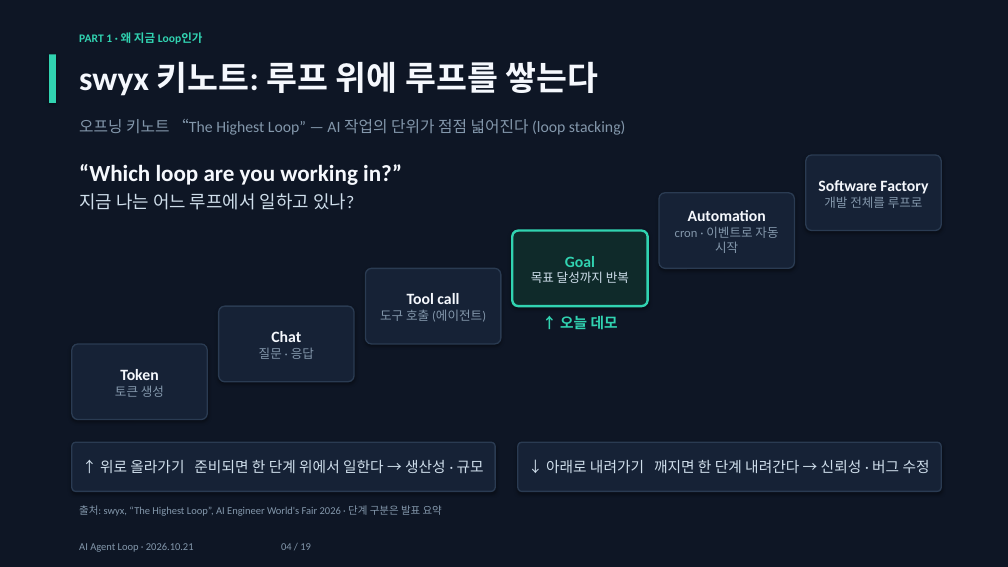
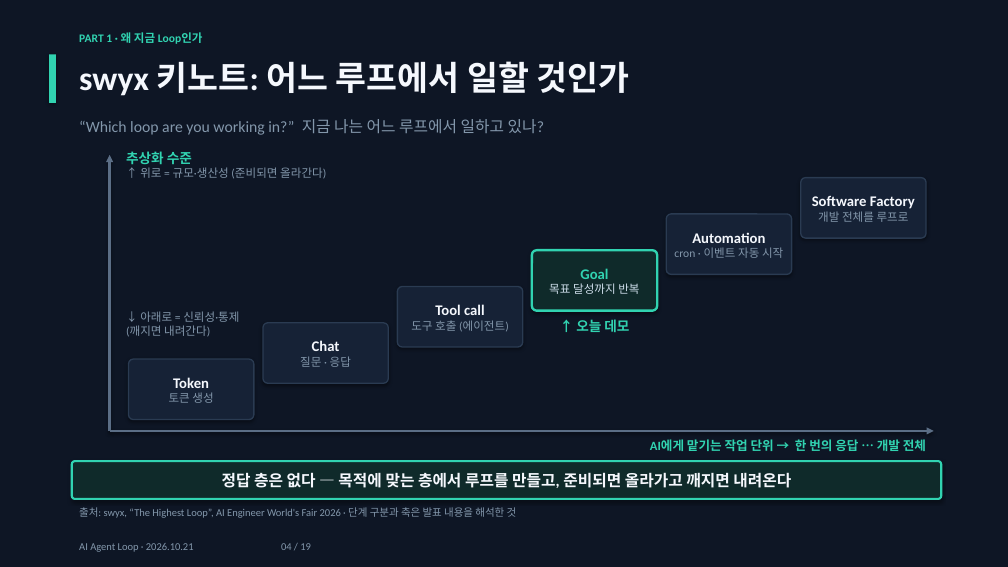
Before and after one commit to jaewon-i/kiro-agent-loop-demo, a slide deck: slide 4 of docs/AI_Agent_Loop.pptx. Drawn at 1008x567 pixels with LibreOffice and Linux fonts; fonts in the diff are those of the drawing. Boxes give left, top, right and bottom in pixels: in the first picture for what was removed or moved away, otherwise in the second. Text is boxed around its words. In the diff, an @@ line names an element or a change of style, - is before the commit and + after.

Commit message:
Slide 4: add axes and 'pick your level' message; add study guide

```diff
--- a/docs/AI_Agent_Loop.pptx
+++ b/docs/AI_Agent_Loop.pptx
@@ text at (79,61,630,96): text changed @@
-swyx 키노트: 루프 위에 루프를 쌓는다
+swyx 키노트: 어느 루프에서 일할 것인가
@@ text at (79,119,544,135): text changed; size 22 to 15 pt; text colour #F5F8FD to #8397AB; bold off @@
-“Which loop are you working in?”
-지금 나는 어느 루프에서 일하고 있나?
+“Which loop are you working in?” 지금 나는 어느 루프에서 일하고 있나?
@@ text removed at (79,119,625,135) @@
-오프닝 키노트 “The Highest Loop” — AI 작업의 단위가 점점 넓어진다 (loop stacking)
@@ arrow added from (110, 431) to (110, 155), #5B6E86 2.25 pt @@
@@ text added at (126,151,326,178), 11 pt, text #8397AB @@
+추상화 수준
+↑ 위로 = 규모·생산성 (준비되면 올라간다)
@@ rounded rectangle "Software Factory": place and size @@
-rounded rectangle "Software Factory" at (806,155,941,231)
+rounded rectangle "Software Factory" at (801,178,926,238)
@@ rounded rectangle "Software Factory" at (801,178,926,238): size 15 to 14 pt in "Software Factory"; size 12 to 11 pt in "개발 전체를 루프로" @@
@@ rounded rectangle "Automation": place and size @@
-rounded rectangle "Automation" at (659,193,795,268)
+rounded rectangle "Automation" at (666,214,792,274)
@@ text in rounded rectangle at (692,232,765,243): size 15 to 14 pt in "Automation" @@
@@ rounded rectangle "Goal": place and size @@
-rounded rectangle "Goal" at (513,231,648,306)
+rounded rectangle "Goal" at (532,250,658,311)
@@ rounded rectangle "Goal" at (532,250,658,311): size 15 to 14 pt in "Goal"; size 12 to 11 pt in "목표 달성까지 반복" @@
@@ text in rounded rectangle at (674,247,783,258): text changed; size 12 to 11 pt @@
-cron · 이벤트로 자동 시작
+cron · 이벤트 자동 시작
@@ rounded rectangle "Tool call": place and size @@
-rounded rectangle "Tool call" at (365,268,501,344)
+rounded rectangle "Tool call" at (398,287,523,347)
@@ rounded rectangle "Tool call" at (398,287,523,347): size 15 to 14 pt in "Tool call"; size 12 to 11 pt in "도구 호출 (에이전트)" @@
@@ text added at (126,311,239,337), 11 pt, text #8397AB @@
+↓ 아래로 = 신뢰성·통제
+(깨지면 내려간다)
@@ rounded rectangle "Chat": place and size @@
-rounded rectangle "Chat" at (219,306,354,382)
+rounded rectangle "Chat" at (263,323,389,383)
@@ rounded rectangle "Chat" at (263,323,389,383): size 15 to 14 pt in "Chat"; size 12 to 11 pt in "질문 · 응답" @@
@@ text "↑ 오늘 데모": place and size @@
-text "↑ 오늘 데모" at (560,315,618,330)
+text "↑ 오늘 데모" at (576,319,629,332)
@@ text "↑ 오늘 데모" at (576,319,629,332): size 14 to 13 pt @@
@@ rounded rectangle "Token": place and size @@
-rounded rectangle "Token" at (72,344,207,420)
+rounded rectangle "Token" at (129,359,254,420)
@@ rounded rectangle "Token" at (129,359,254,420): size 15 to 14 pt in "Token"; size 12 to 11 pt in "토큰 생성" @@
@@ rounded rectangle removed at (72,442,495,492) @@
-↑ 위로 올라가기 준비되면 한 단계 위에서 일한다 → 생산성 · 규모
@@ arrow added from (110, 431) to (934, 431), #5B6E86 2.25 pt @@
@@ rounded rectangle removed at (518,442,941,492) @@
-↓ 아래로 내려가기 깨지면 한 단계 내려간다 → 신뢰성 · 버그 수정
@@ text added at (650,439,926,451), 12 pt, text #31D3B1, bold @@
+AI에게 맡기는 작업 단위 → 한 번의 응답 … 개발 전체
@@ rounded rectangle added at (72,461,941,499), fill #0F2A2A, outline #31D3B1 2 pt, 15 pt, text #F5F8FD, bold @@
+정답 층은 없다 — 목적에 맞는 층에서 루프를 만들고, 준비되면 올라가고 깨지면 내려온다
@@ text at (79,507,517,518): text changed @@
-출처: swyx, “The Highest Loop”, AI Engineer World's Fair 2026 · 단계 구분은 발표 요약
+출처: swyx, “The Highest Loop”, AI Engineer World's Fair 2026 · 단계 구분과 축은 발표 내용을 해석한 것
```
Also in this commit, not shown: 1 other file.
